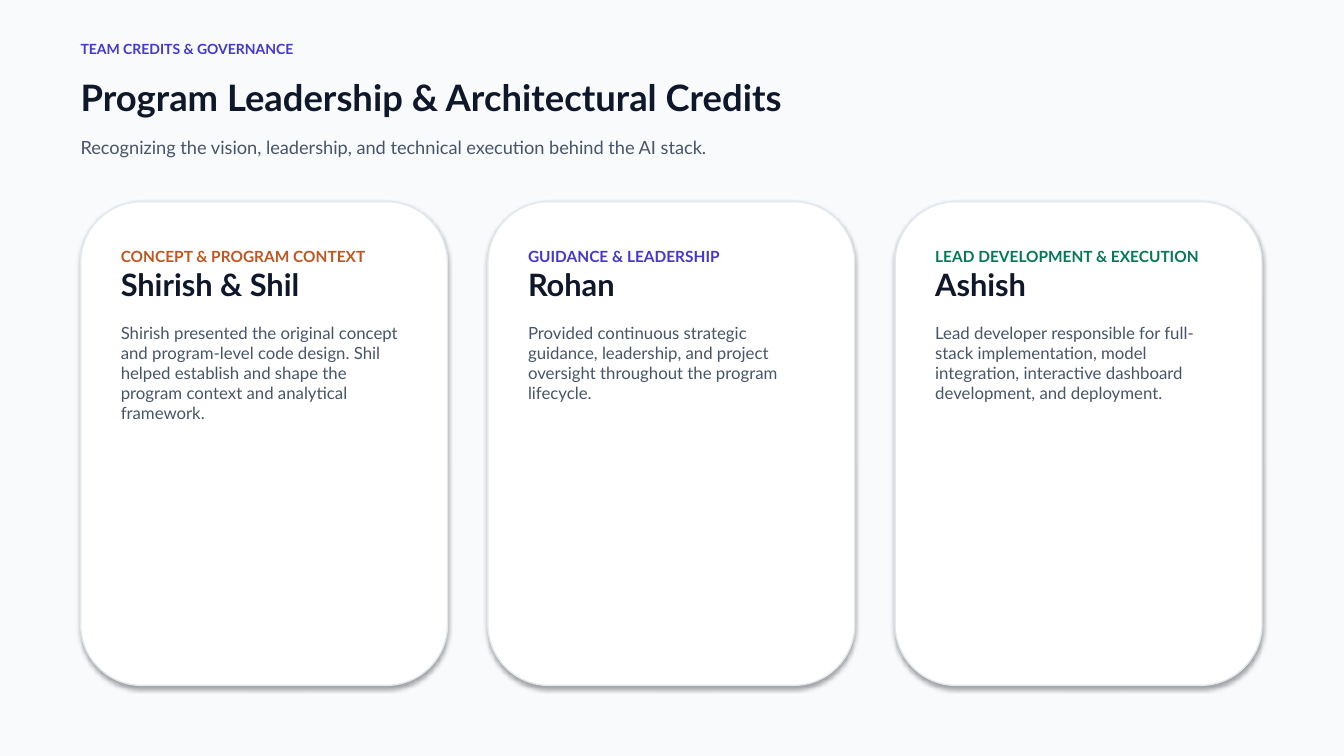
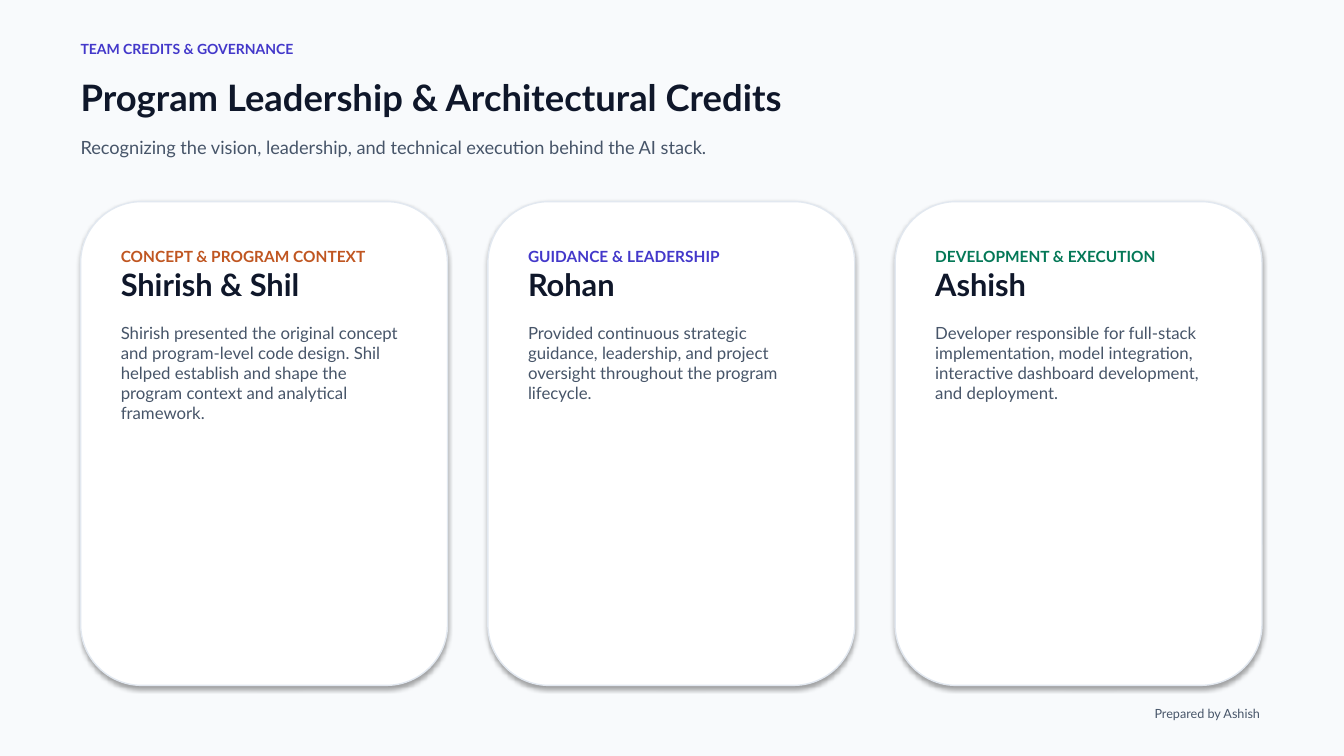
Before and after one commit to ashishghanghoriya1-png/ai-research-analytics-briefing, a slide deck: slide 11 of AI_Research_Analytics_Executive_Briefing.pptx. Drawn at 1344x756 pixels with LibreOffice and Linux fonts; fonts in the diff are those of the drawing. Boxes give left, top, right and bottom in pixels: in the first picture for what was removed or moved away, otherwise in the second. Text is boxed around its words. In the diff, an @@ line names an element or a change of style, - is before the commit and + after.

Commit message:
Update-Ashish-role-to-Developer-and-add-Prepared-by-Ashish-footnote

```diff
--- a/AI_Research_Analytics_Executive_Briefing.pptx
+++ b/AI_Research_Analytics_Executive_Briefing.pptx
@@ text at (x1=935, y1=250, x2=1156, y2=262): text changed @@
-LEAD DEVELOPMENT & EXECUTION
+DEVELOPMENT & EXECUTION
@@ text at (x1=935, y1=326, x2=1199, y2=402): text changed @@
-Lead developer responsible for full-stack implementation, model integration, interactive dashboard development, and deployment.
+Developer responsible for full-stack implementation, model integration, interactive dashboard development, and deployment.
@@ text added at (x1=1155, y1=708, x2=1260, y2=720), 9 pt, text #475569 @@
+Prepared by Ashish
```
Also in this commit, not shown: 11 other slides changed, 5 other files.
